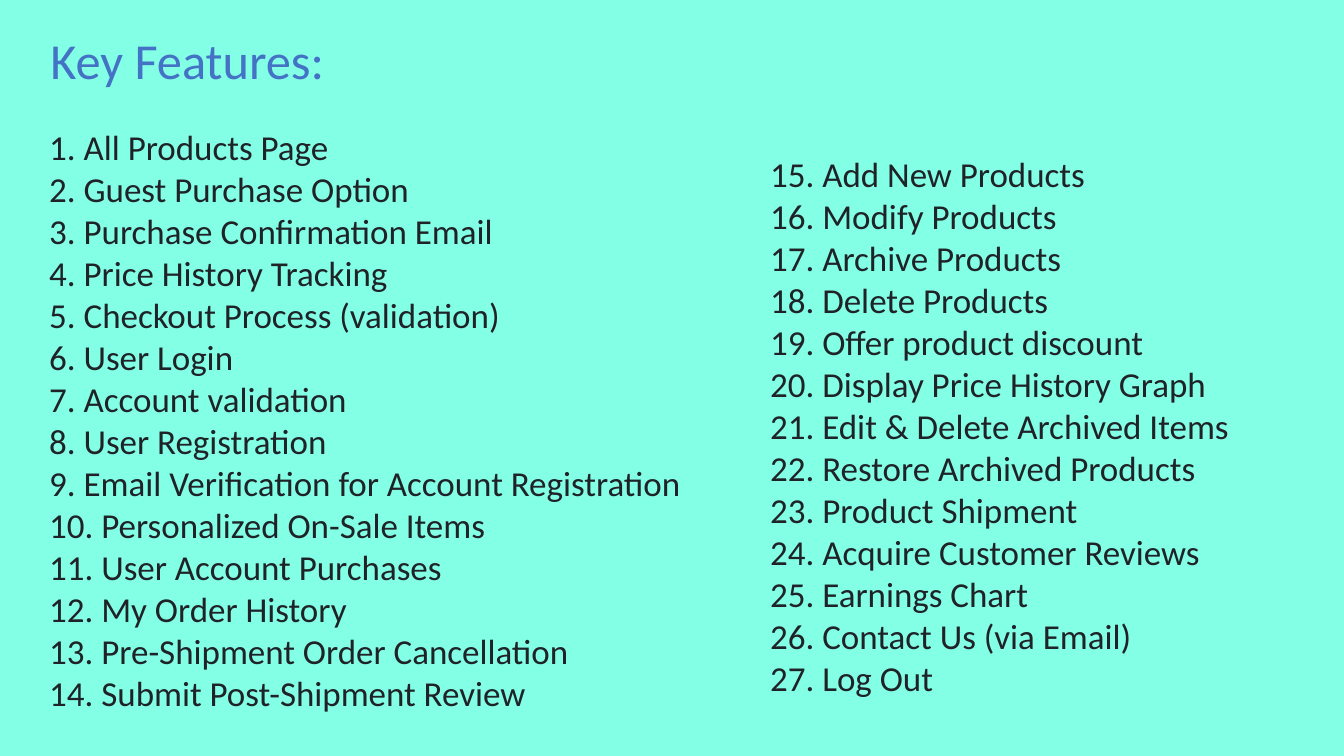
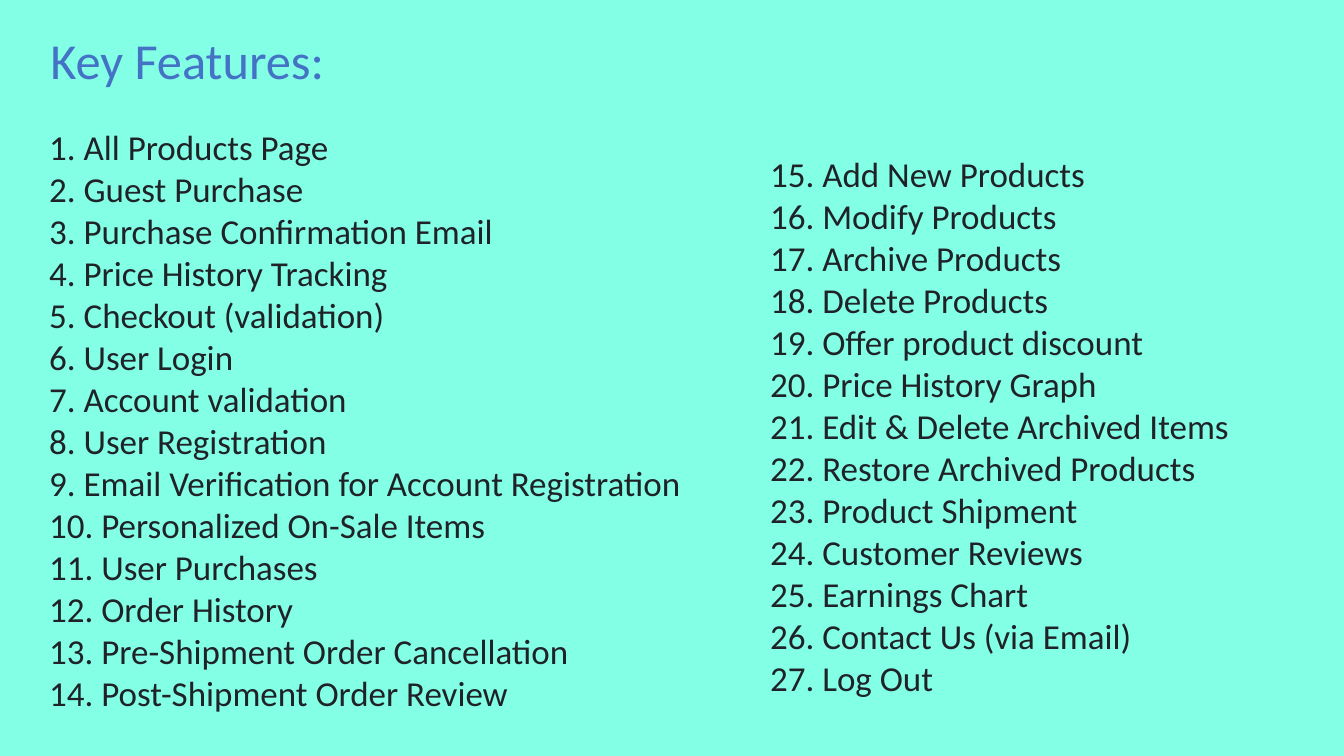
Before and after one commit to LIN251/eventeny-demo, a slide deck: slide 6 of demo.pptx. Drawn at 1344x756 pixels with LibreOffice and Linux fonts; fonts in the diff are those of the drawing. Boxes give left, top, right and bottom in pixels: in the first picture for what was removed or moved away, otherwise in the second. Text is boxed around its words. In the diff, an @@ line names an element or a change of style, - is before the commit and + after.

```diff
--- a/demo.pptx
+++ b/demo.pptx
@@ text at (49, 177, 303, 203): text changed @@
-2. Guest Purchase Option
+2. Guest Purchase
@@ text at (49, 302, 384, 333): text changed @@
-5. Checkout Process (validation)
+5. Checkout (validation)
@@ text at (770, 372, 1097, 403): text changed @@
-20. Display Price History Graph
+20. Price History Graph
@@ text at (49, 555, 318, 628): text changed @@
-11. User Account Purchases
-12. My Order History
+11. User Purchases
+12. Order History
@@ text at (770, 541, 1083, 566): text changed @@
-24. Acquire Customer Reviews
+24. Customer Reviews
@@ text at (49, 681, 508, 712): text changed @@
-14. Submit Post-Shipment Review
+14. Post-Shipment Order Review
```
Also in this commit, not shown: 1 other slide changed, 5 other files.
